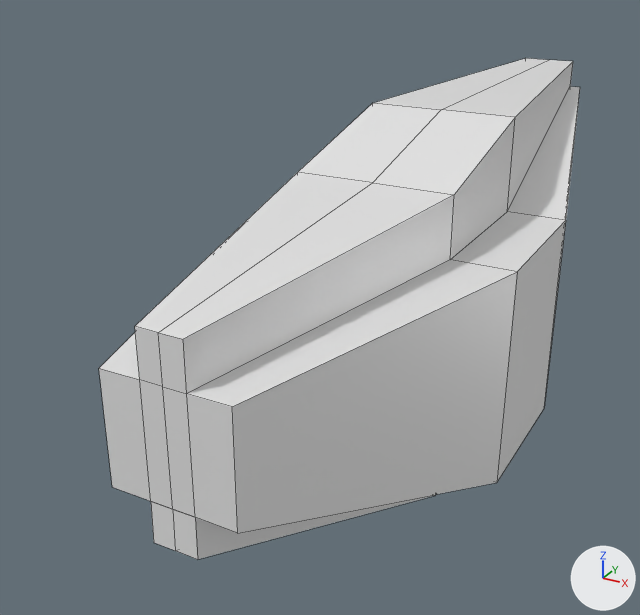
What one commit did to the Blender file aries.blend.
Both versions are drawn from a 50 mm camera at (1.52, -3.57, 2.27) aimed at (-0.32, -0.23, 0.59). Every picture has the same lights, and +X, +Y and +Z are marked at lower right. Mesh edges are drawn as thin lines.

Objects in the first picture: 'MainHead'.
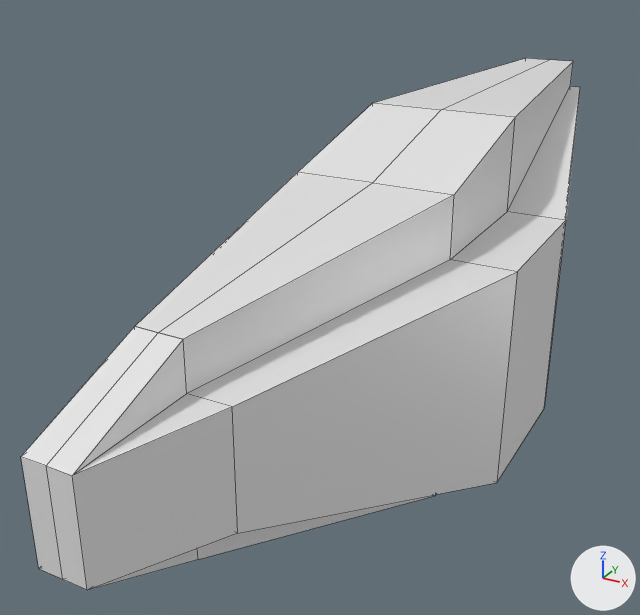
Commit message: beak nose for head

The change, as a list of edits to the scene's bpy script:
```text
Change me_cube:
    used by ob_mainhead; location = (0.0, 0.0, 0.0)
    remove me_cube.from_pydata(...)  # 52 vertices, 41 faces; spans x -0.63..0.0, y -1.78..2.2, z -0.14..1.44
    add me_cube.from_pydata(...)  # 53 vertices, 44 faces, 1 loose edge; spans x -0.63..0.0, y -2.25..2.2, z -0.14..1.44
    me_cube part 1
    4 vertices are removed from x 0.0, y -1.78, z 0.56..1.0
    5 faces are deleted
    5 vertices are added at (-0.09, -2.25, 0.64), (0.0, -2.25, 0.64), (0.0, -2.25, 1.0), (-0.09, -2.25, 1.0), (0.0, -1.78, 1.18)
    1 loose edge is added
    8 new faces join them
```

What differs and where, as boxes [x1, y1, x2, y2] in the pictures (640 x 615 px):
'MainHead', reshaped (16% wider, 6% taller)
    before: [99, 58, 580, 559]
    after: [21, 58, 580, 590]
part 1 of me_cube, built on
    before: [135, 327, 197, 559]
    after: [21, 327, 238, 590]
